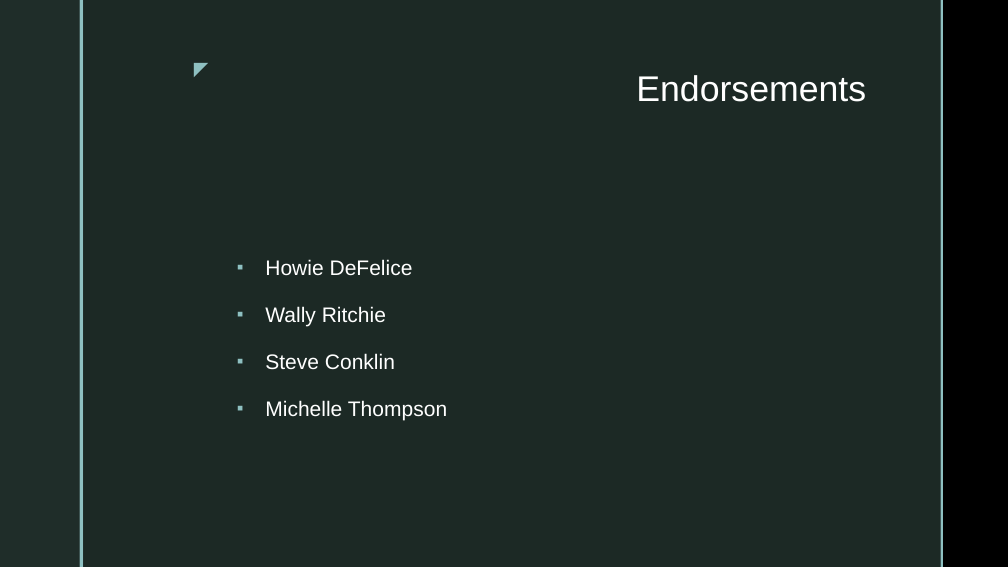
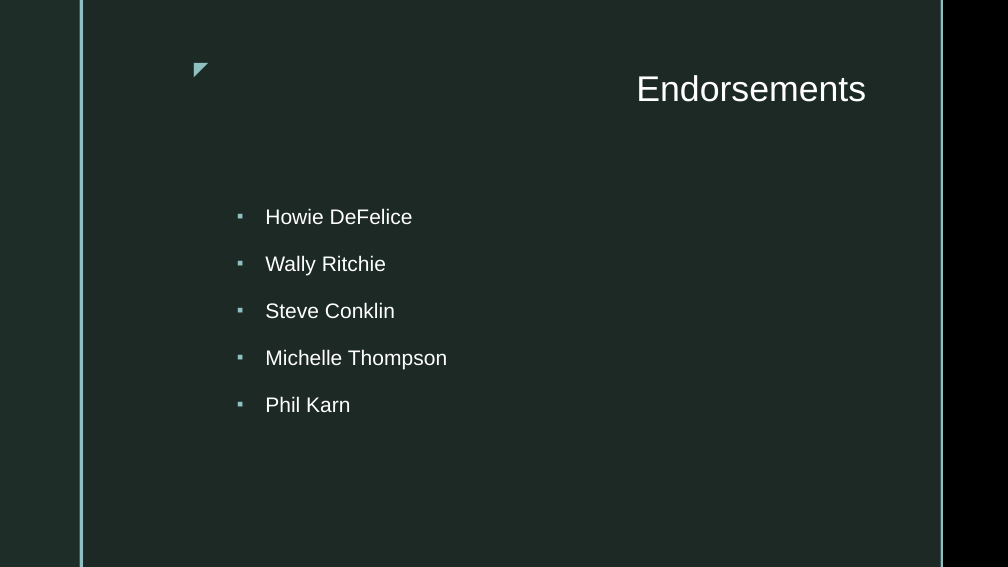
Before and after one commit to OpenResearchInstitute/documents, a slide deck: slide 12 of Papers_Articles_Presentations/Slide_Presentations/20171208_GitHubEnterpriseProposal.pptx (slide 11 before the commit). Drawn at 1008x567 pixels with LibreOffice and Linux fonts; fonts in the diff are those of the drawing; background and template pictures are left out. Boxes give left, top, right and bottom in pixels: in the first picture for what was removed or moved away, otherwise in the second. Text is boxed around its words. In the diff, an @@ line names an element or a change of style, - is before the commit and + after.

```diff
--- a/Papers_Articles_Presentations/Slide_Presentations/20171208_GitHubEnterpriseProposal.pptx
+++ b/Papers_Articles_Presentations/Slide_Presentations/20171208_GitHubEnterpriseProposal.pptx
@@ text "Howie DeFelice": place and size @@
-text "Howie DeFelice" at (265,259,447,420)
+text "Howie DeFelice" at (265,208,447,412)
@@ text at (265,396,350,412): paragraph added @@
+▪ Phil Karn
```
Also in this commit, not shown: 5 other slides changed, 2 slides added, 2 other files.
